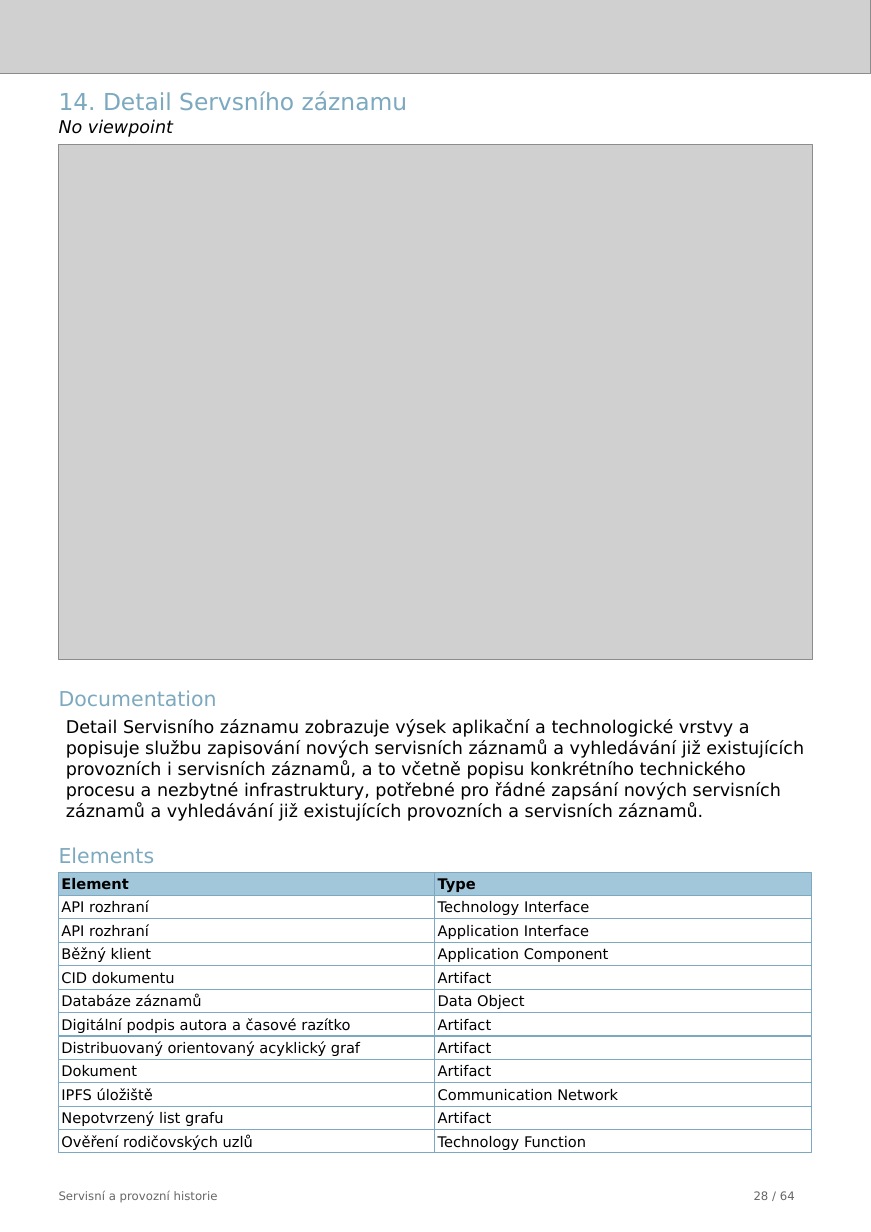
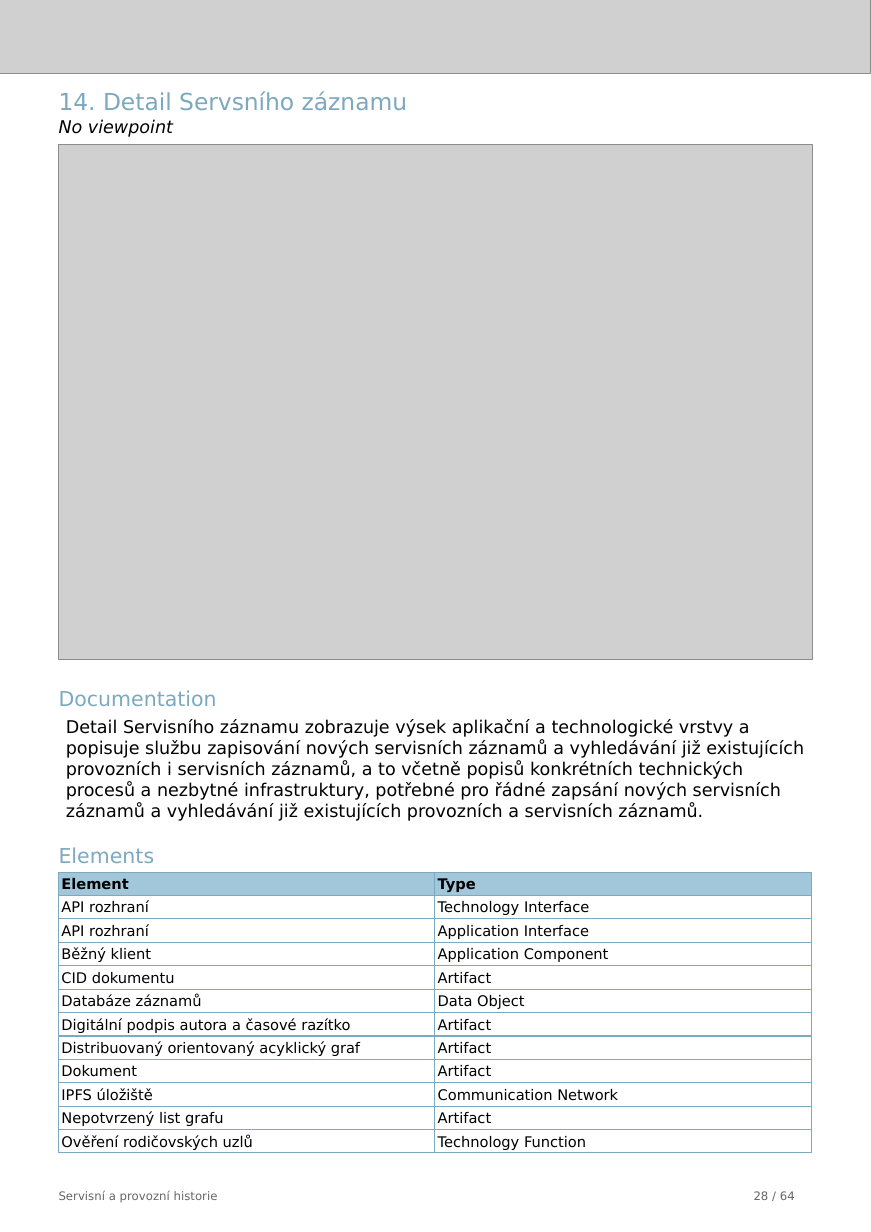
Before and after one commit to friedmannmartin/servisni_a_provozni_historie, a slide deck: slide 28 of report/jasper/servisni_a_provozni_historie.pptx. Drawn at 871x1232 pixels with LibreOffice and Linux fonts; fonts in the diff are those of the drawing; grey boxes stand for pictures. Boxes give left, top, right and bottom in pixels: in the first picture for what was removed or moved away, otherwise in the second. Text is boxed around its words. In the diff, an @@ line names an element or a change of style, - is before the commit and + after.

```diff
--- a/report/jasper/servisni_a_provozni_historie.pptx
+++ b/report/jasper/servisni_a_provozni_historie.pptx
@@ text at bbox=[66, 719, 804, 821]: text changed @@
-Detail Servisního záznamu zobrazuje výsek aplikační a technologické vrstvy a popisuje službu zapisování nových servisních záznamů a vyhledávání již existujících provozních i servisních záznamů, a to včetně popisu konkrétního technického procesu a nezbytné infrastruktury, potřebné pro řádné zapsání nových servisních záznamů a vyhledávání již existujících provozních a servisních záznamů.
+Detail Servisního záznamu zobrazuje výsek aplikační a technologické vrstvy a popisuje službu zapisování nových servisních záznamů a vyhledávání již existujících provozních i servisních záznamů, a to včetně popisů konkrétních technických procesů a nezbytné infrastruktury, potřebné pro řádné zapsání nových servisních záznamů a vyhledávání již existujících provozních a servisních záznamů.
```
Also in this commit, not shown: 10 other slides changed, 5 other files.
